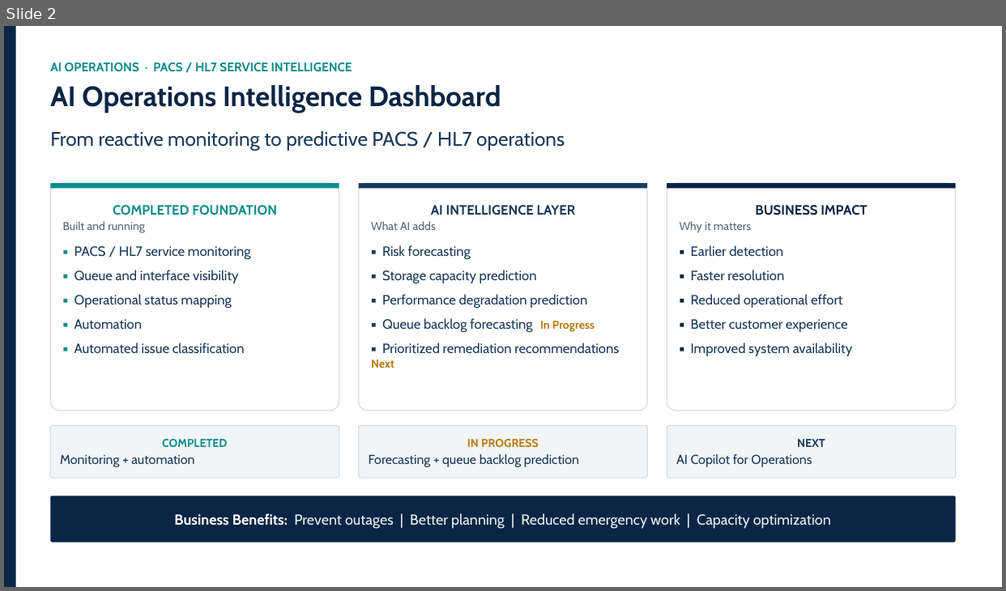
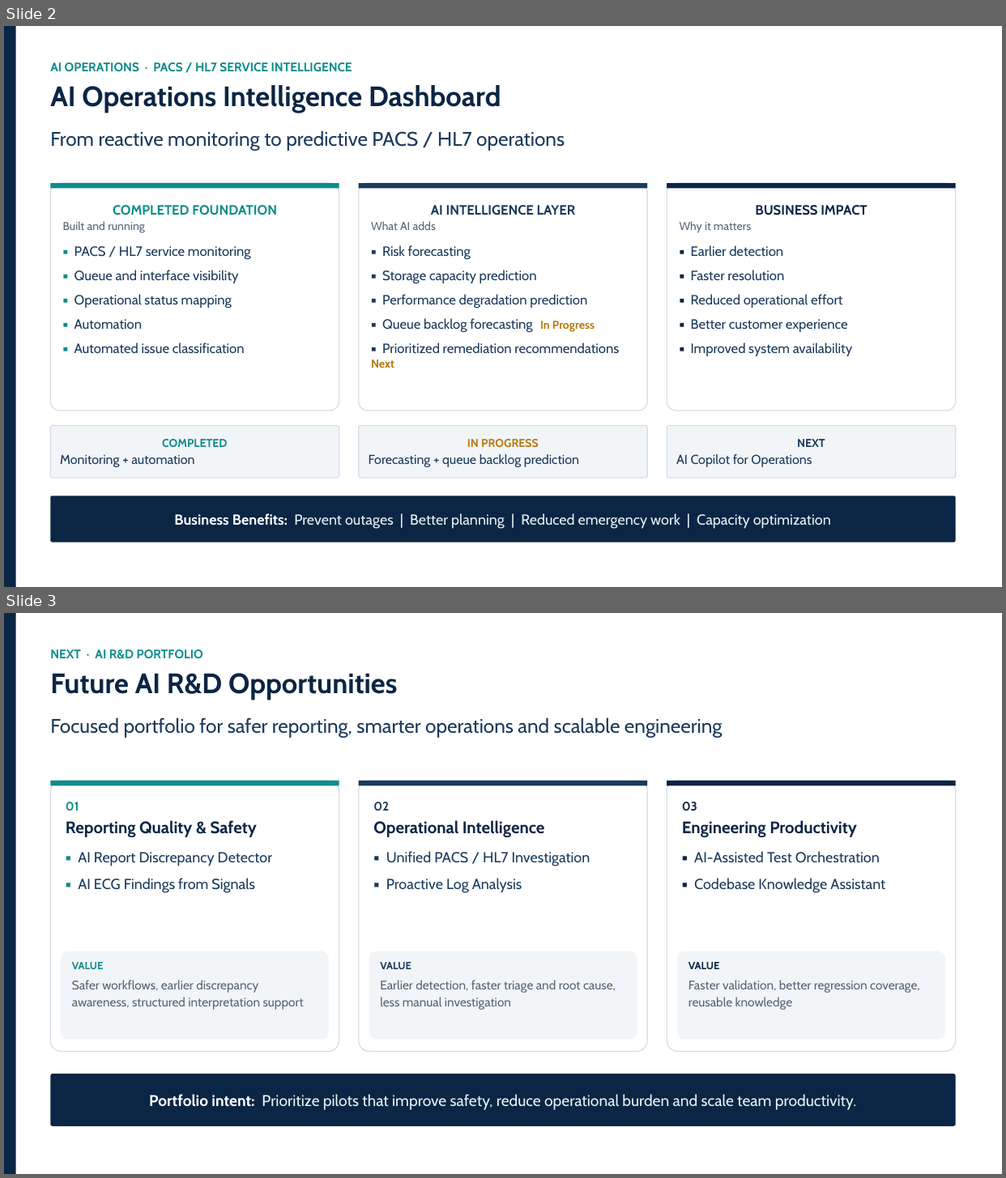
Before and after one commit to mohammadmoharam/presentation, a slide deck: MS-AI/Executive-Presentation/AI-Executive-Overview.pptx. Shown one above the other, each under a label of ours: slide 2 before the commit, slides 2 and 3 after it. The pictures are 1006x591 and 1006x1178 pixels, drawn with LibreOffice and Linux fonts; fonts in the diff are those of the drawing. Boxes give left, top, right and bottom in pixels: in the first picture for what was removed or moved away, otherwise in the second. Text is boxed around its words. In the diff, an @@ line names an element or a change of style, - is before the commit and + after.

```diff
--- a/MS-AI/Executive-Presentation/AI-Executive-Overview.pptx
+++ b/MS-AI/Executive-Presentation/AI-Executive-Overview.pptx
@@ slide 3 added at bbox=[4, 613, 1002, 1174], background #FFFFFF @@
@@ rectangle added at bbox=[4, 613, 16, 1174], fill #0B2545 @@
@@ text added at bbox=[50, 649, 203, 659], 12 pt, text #0E8C8B, bold @@
+NEXT · AI R&D PORTFOLIO
@@ text added at bbox=[50, 673, 397, 700], 27 pt, text #0B2545, bold @@
+Future AI R&D Opportunities
@@ text added at bbox=[50, 717, 722, 738], 19 pt, text #1B3A5C @@
+Focused portfolio for safer reporting, smarter operations and scalable engineering
@@ rounded rectangle added at bbox=[50, 781, 339, 1052], fill #FFFFFF, outline #D6DEE6 1 pt, 14 pt, text #1B3A5C @@
+01
+Reporting Quality & Safety
+▪ AI Report Discrepancy Detector
+▪ AI ECG Findings from Signals
@@ rectangle added at bbox=[50, 781, 339, 786], fill #0E8C8B @@
@@ rounded rectangle added at bbox=[359, 781, 648, 1052], fill #FFFFFF, outline #D6DEE6 1 pt, 14 pt, text #1B3A5C @@
+02
+Operational Intelligence
+▪ Unified PACS / HL7 Investigation
+▪ Proactive Log Analysis
@@ rectangle added at bbox=[359, 781, 648, 786], fill #1B3A5C @@
@@ rounded rectangle added at bbox=[667, 781, 957, 1052], fill #FFFFFF, outline #D6DEE6 1 pt, 14 pt, text #1B3A5C @@
+03
+Engineering Productivity
+▪ AI-Assisted Test Orchestration
+▪ Codebase Knowledge Assistant
@@ rectangle added at bbox=[667, 781, 957, 786], fill #0B2545 @@
@@ rounded rectangle added at bbox=[61, 952, 329, 1040], fill #F2F5F8, 12 pt, text #556677 @@
+VALUE
+Safer workflows, earlier discrepancy awareness, structured interpretation support
@@ rounded rectangle added at bbox=[369, 952, 637, 1040], fill #F2F5F8, 12 pt, text #556677 @@
+VALUE
+Earlier detection, faster triage and root cause, less manual investigation
@@ rounded rectangle added at bbox=[678, 952, 946, 1040], fill #F2F5F8, 12 pt, text #556677 @@
+VALUE
+Faster validation, better regression coverage, reusable knowledge
@@ rounded rectangle added at bbox=[50, 1074, 956, 1127], fill #0B2545, 15 pt, text #E6F3F3 @@
+Portfolio intent: Prioritize pilots that improve safety, reduce operational burden and scale team productivity.
```
Also in this commit, not shown: 1 slide removed, 6 other files.
